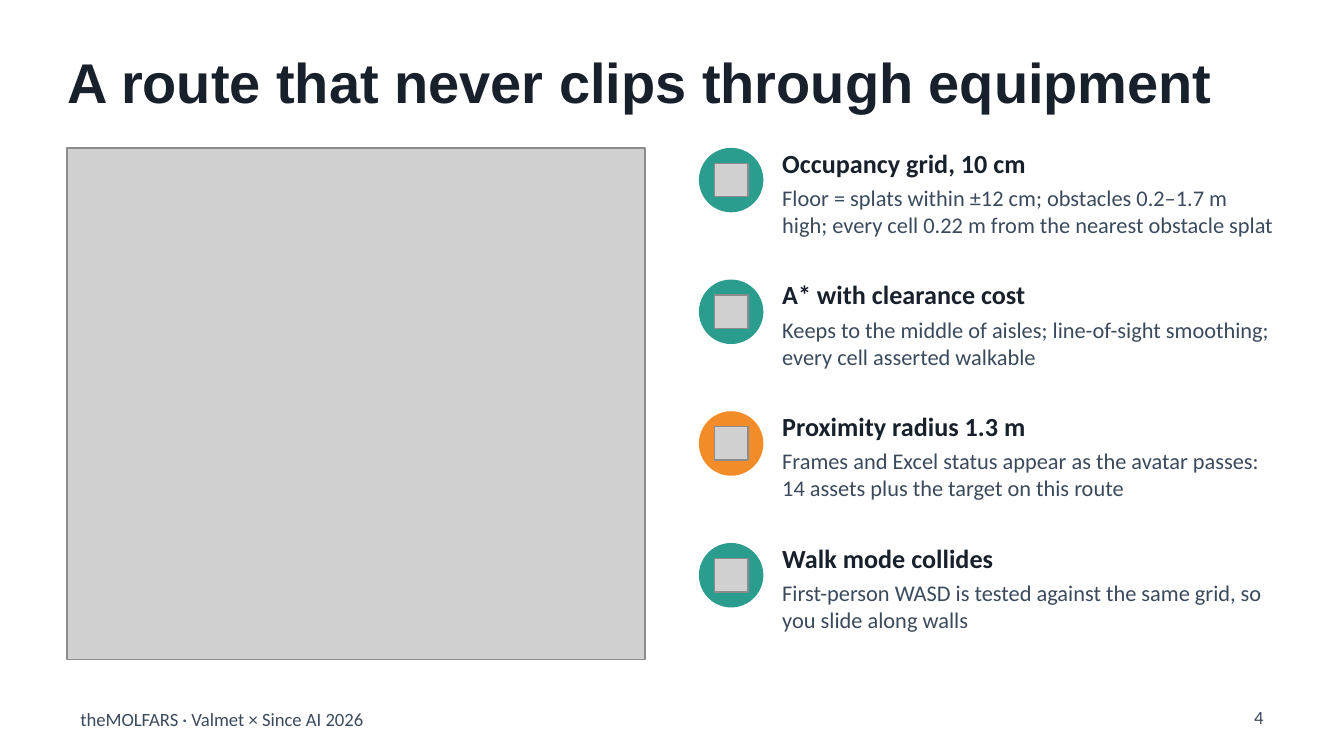
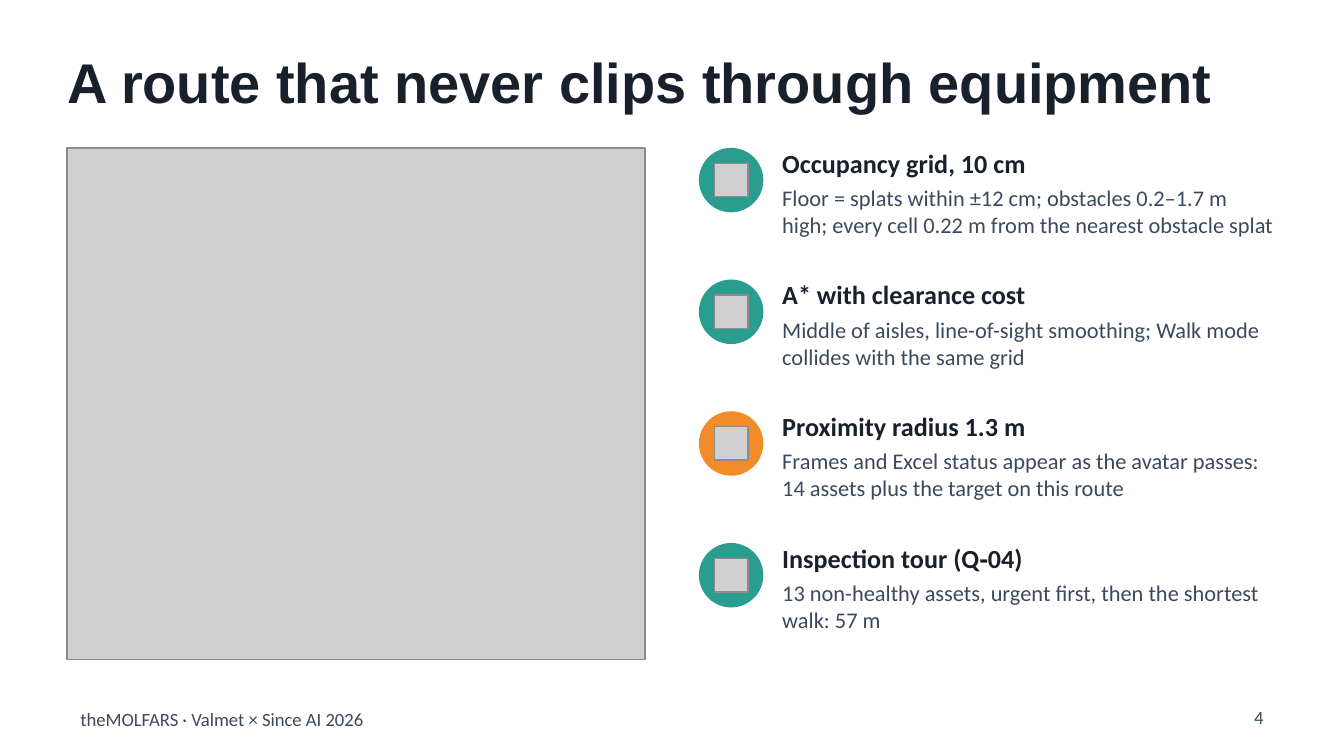
Before and after one commit to huziichuk/theMOLFARS, a slide deck: slide 4 of docs/theMOLFARS_slides.pptx. Drawn at 1344x756 pixels with LibreOffice and Linux fonts; fonts in the diff are those of the drawing; grey boxes stand for pictures. Boxes give left, top, right and bottom in pixels: in the first picture for what was removed or moved away, otherwise in the second. Text is boxed around its words. In the diff, an @@ line names an element or a change of style, - is before the commit and + after.

```diff
--- a/docs/theMOLFARS_slides.pptx
+++ b/docs/theMOLFARS_slides.pptx
@@ text at [782,322,1259,369]: text changed @@
-Keeps to the middle of aisles; line-of-sight smoothing; every cell asserted walkable
+Middle of aisles, line-of-sight smoothing; Walk mode collides with the same grid
@@ text at [782,548,1023,572]: text changed @@
-Walk mode collides
+Inspection tour (Q‑04)
@@ text at [782,585,1258,628]: text changed @@
-First-person WASD is tested against the same grid, so you slide along walls
+13 non-healthy assets, urgent first, then the shortest walk: 57 m
```
Also in this commit, not shown: 4 other slides changed, 17 other files.
